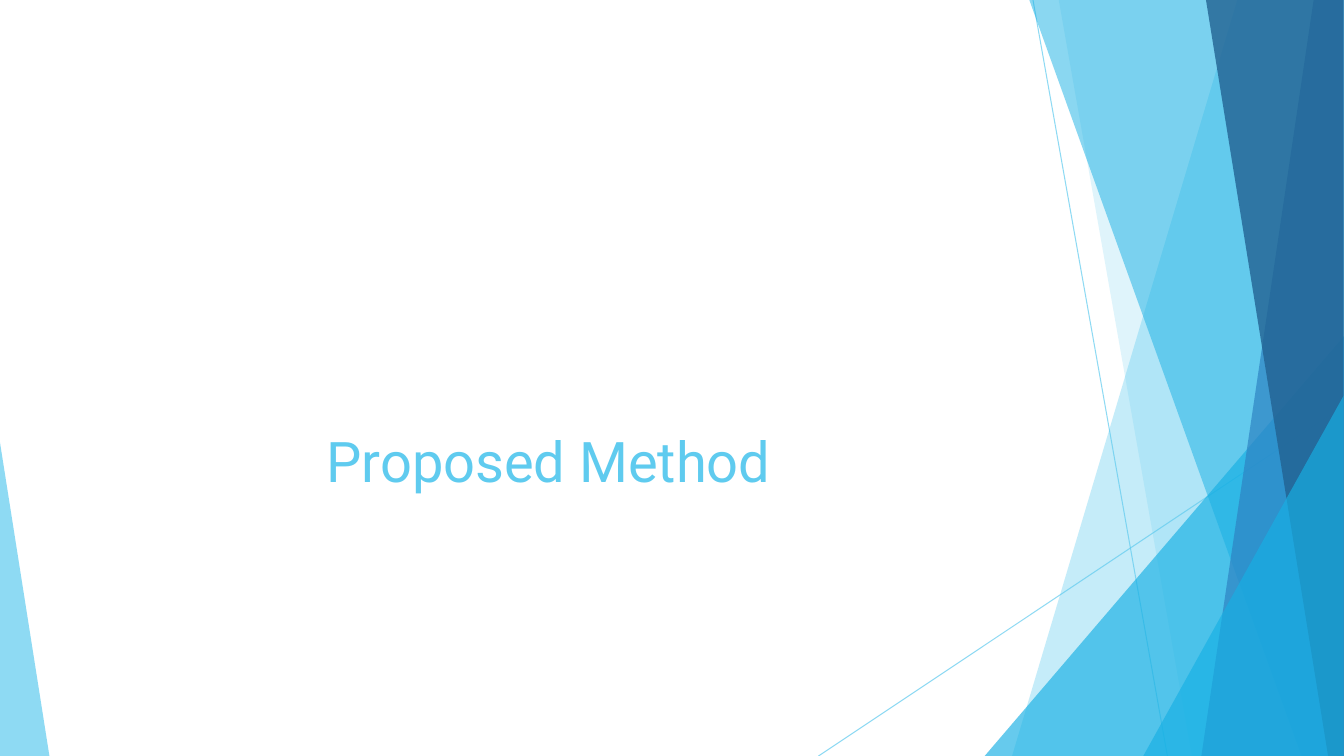
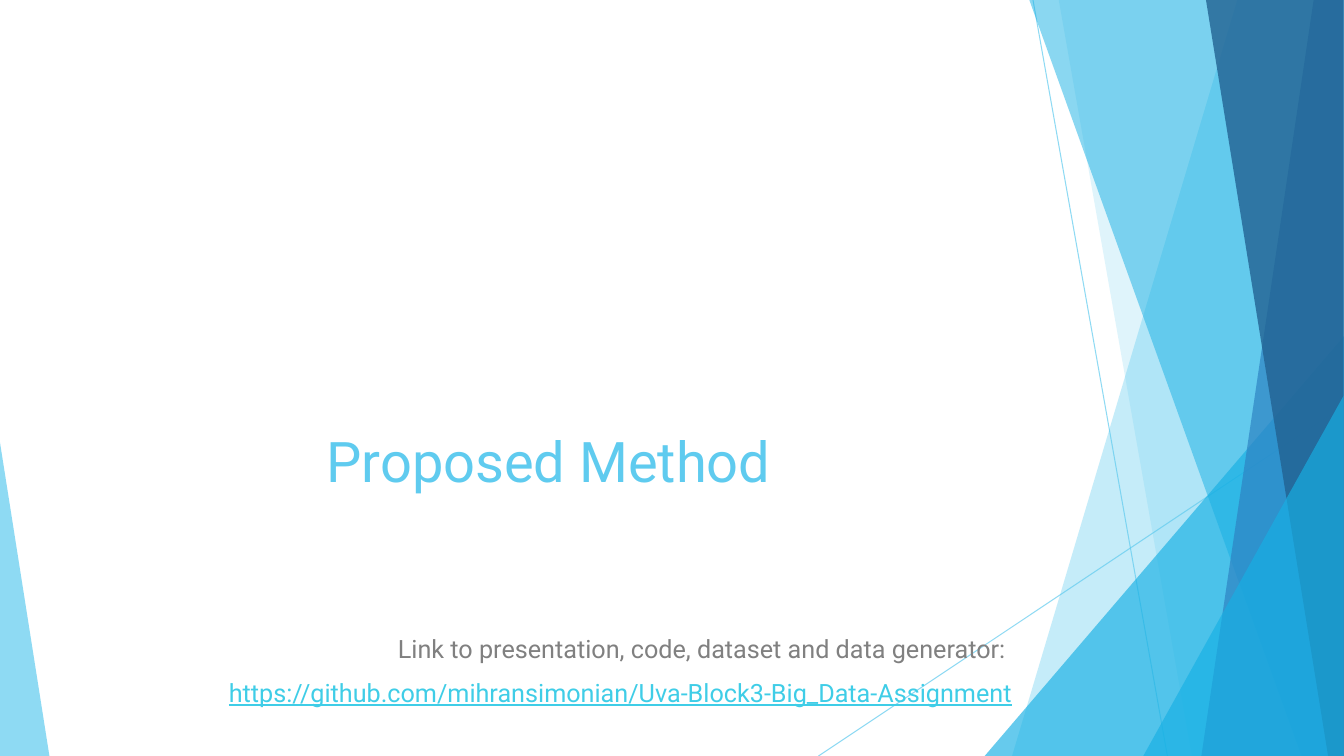
Before and after one commit to mihransimonian/Uva-Block3-Big_Data-Assignment, a slide deck: slide 10 of Presentation/Converting Units Across Multiple Data Sources Using CSV.pptx. Drawn at 1344x756 pixels with LibreOffice and Linux fonts; fonts in the diff are those of the drawing. Boxes give left, top, right and bottom in pixels: in the first picture for what was removed or moved away, otherwise in the second. Text is boxed around its words. In the diff, an @@ line names an element or a change of style, - is before the commit and + after.

```diff
--- a/Presentation/Converting Units Across Multiple Data Sources Using CSV.pptx
+++ b/Presentation/Converting Units Across Multiple Data Sources Using CSV.pptx
@@ text added at <box>229,635,1012,708</box>, 18 pt, text #3FCDE7, underline @@
+Link to presentation, code, dataset and data generator:
+https://github.com/mihransimonian/Uva-Block3-Big_Data-Assignment
```
Also in this commit, not shown: 3 other slides changed, 4 slides added, 7 slides removed, 1 other file.
